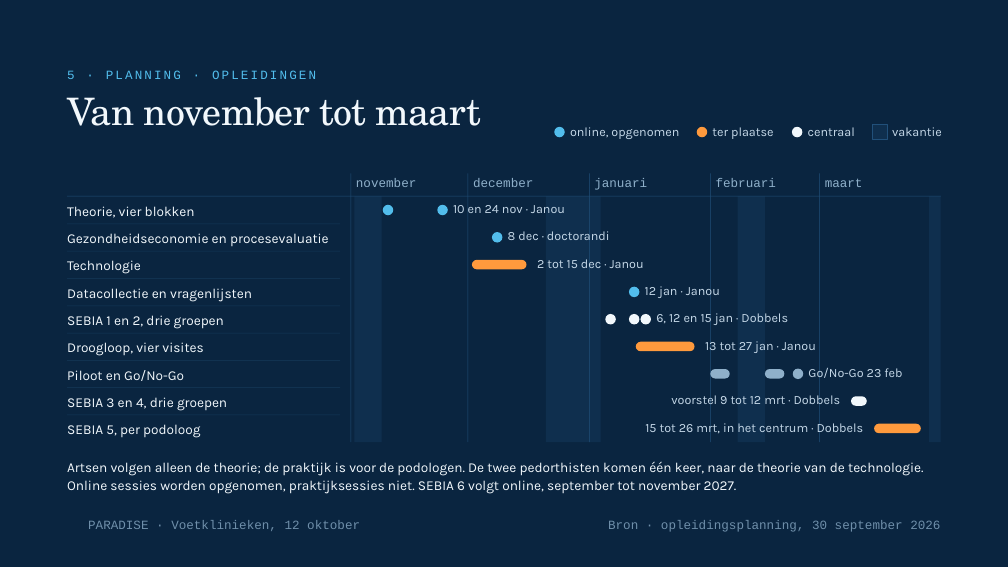
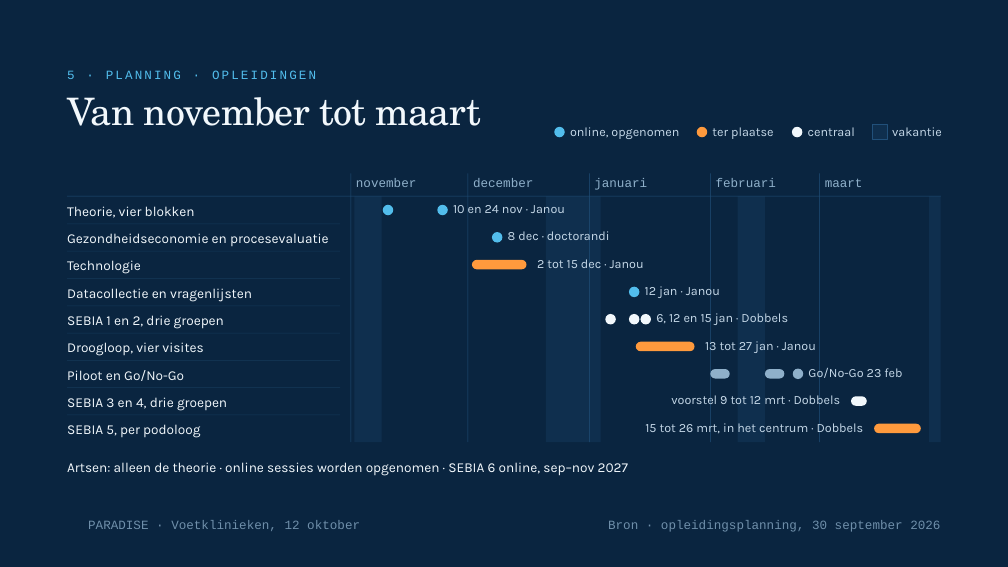
Before and after one commit to Dellfs/paradise-project, a slide deck: slide 15 of PARADISE_presentatie/webdecks/PARADISE_voetklinieken_12okt.pptx. Drawn at 1008x567 pixels with LibreOffice and Linux fonts; fonts in the diff are those of the drawing; background and template pictures are left out. Boxes give left, top, right and bottom in pixels: in the first picture for what was removed or moved away, otherwise in the second. Text is boxed around its words. In the diff, an @@ line names an element or a change of style, - is before the commit and + after.

```diff
--- a/PARADISE_presentatie/webdecks/PARADISE_voetklinieken_12okt.pptx
+++ b/PARADISE_presentatie/webdecks/PARADISE_voetklinieken_12okt.pptx
@@ text at [67,462,628,476]: text changed @@
-Artsen volgen alleen de theorie; de praktijk is voor de podologen. De twee pedorthisten komen één keer, naar de theorie van de technologie. Online sessies worden opgenomen, praktijksessies niet. SEBIA 6 volgt online, september tot november 2027.
+Artsen: alleen de theorie · online sessies worden opgenomen · SEBIA 6 online, sep–nov 2027
```
Also in this commit, not shown: 17 other slides changed, 2 other files.
